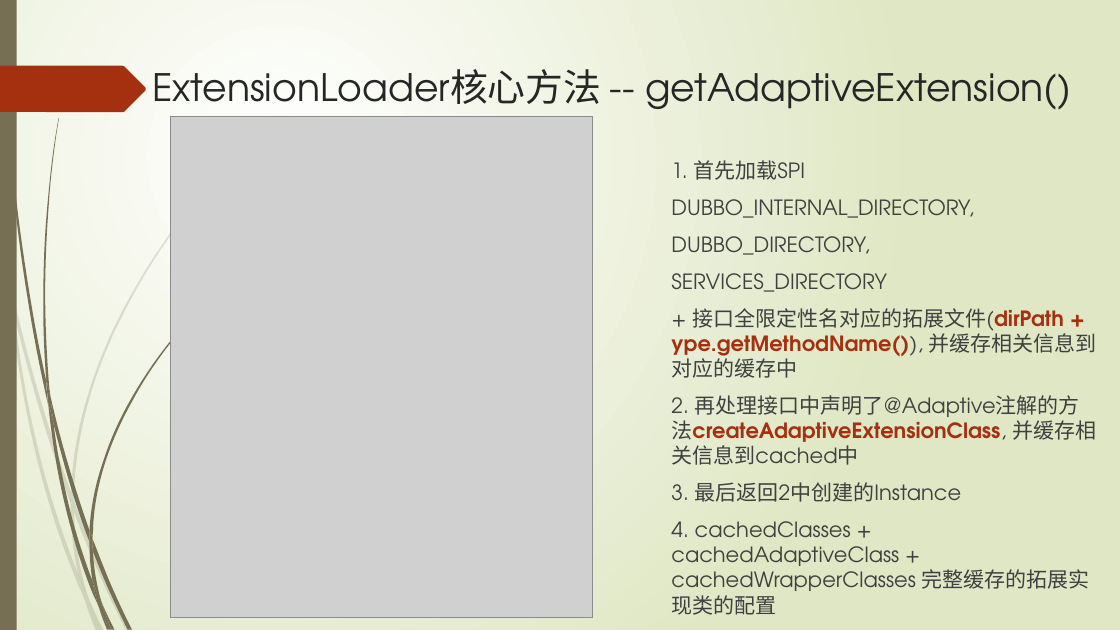
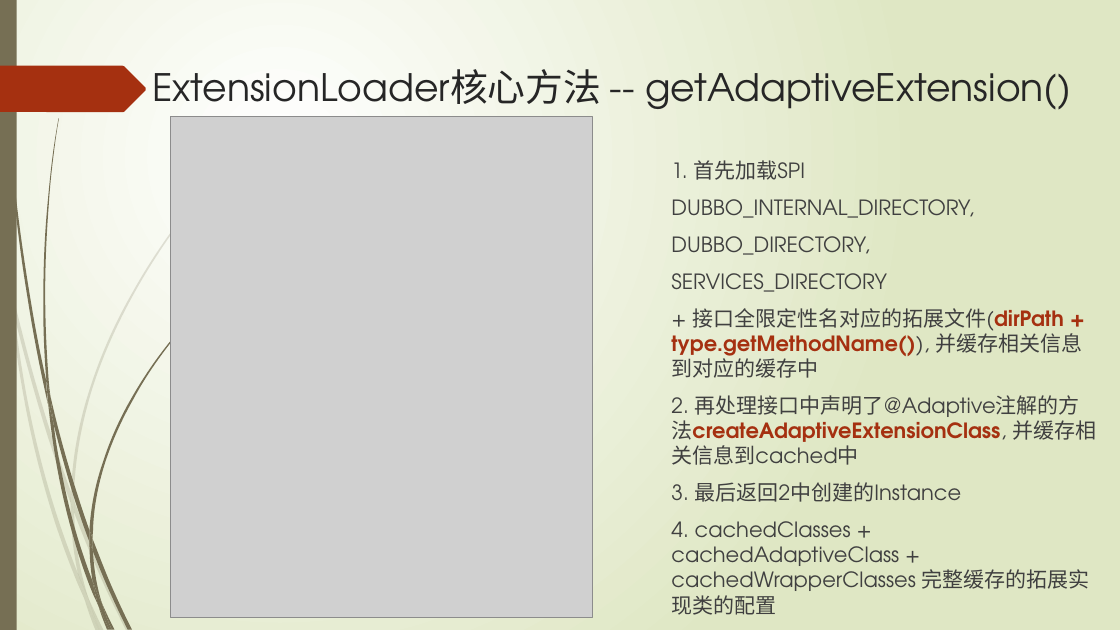
Before and after one commit to ityongman/Source_code_from-entry_to_giveup, a slide deck: slide 18 of dubbo/Dubbo 分析之SPI v1.0 (一).pptx. Drawn at 1120x630 pixels with LibreOffice and Linux fonts; fonts in the diff are those of the drawing; grey boxes stand for pictures. Boxes give left, top, right and bottom in pixels: in the first picture for what was removed or moved away, otherwise in the second. Text is boxed around its words. In the diff, an @@ line names an element or a change of style, - is before the commit and + after.

```diff
--- a/dubbo/Dubbo 分析之SPI v1.0 (一).pptx
+++ b/dubbo/Dubbo 分析之SPI v1.0 (一).pptx
@@ text at bbox=[671, 308, 1082, 378]: text changed @@
-+ 接口全限定性名对应的拓展文件(dirPath + ype.getMethodName()), 并缓存相关信息到对应的缓存中
++ 接口全限定性名对应的拓展文件(dirPath + type.getMethodName()), 并缓存相关信息到对应的缓存中
```
Also in this commit, not shown: 2 other slides changed, 7 other files.
